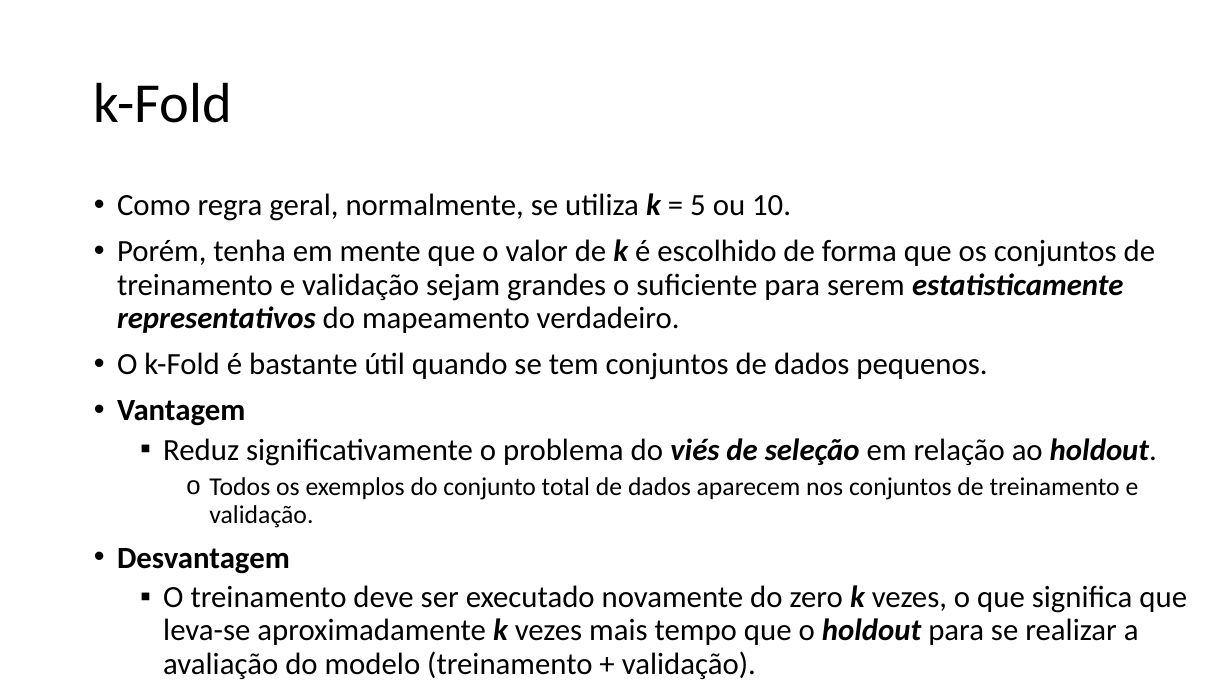
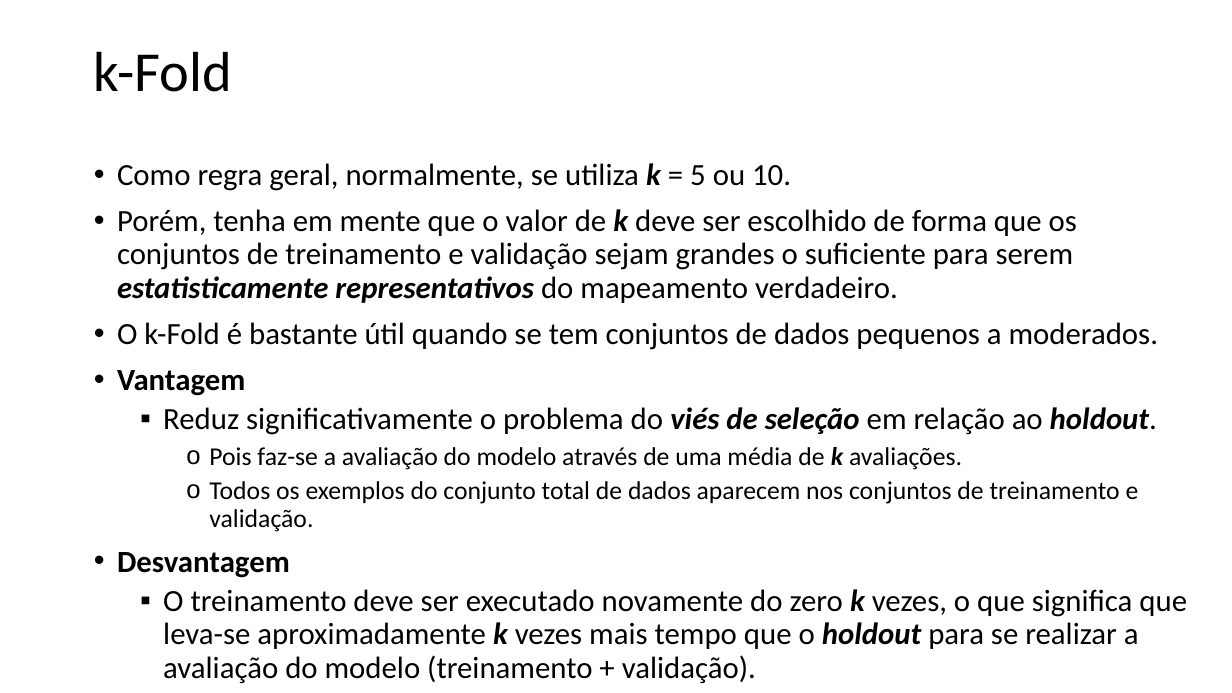
Before and after one commit to zz4fap/t319_aprendizado_de_maquina, a slide deck: slide 7 of slides/T319_Regressão_Linear (Parte V).pptx. Drawn at 1232x693 pixels with LibreOffice and Linux fonts; fonts in the diff are those of the drawing. Boxes give left, top, right and bottom in pixels: in the first picture for what was removed or moved away, otherwise in the second. Text is boxed around its words. In the diff, an @@ line names an element or a change of style, - is before the commit and + after.

```diff
--- a/slides/T319_Regressão_Linear (Parte V).pptx
+++ b/slides/T319_Regressão_Linear (Parte V).pptx
@@ title "k-Fold": place and size @@
-title "k-Fold" at <box>94,82,232,123</box>
+title "k-Fold" at <box>94,51,232,92</box>
@@ text "Como regra geral, normalmente, se ...": place and size @@
-text "Como regra geral, normalmente, se ..." at <box>117,193,1187,679</box>
+text "Como regra geral, normalmente, se ..." at <box>117,163,1187,683</box>
@@ text at <box>117,209,1158,350</box>: text changed @@
-• Porém, tenha em mente que o valor de k é escolhido de forma que os conjuntos de treinamento e validação sejam grandes o suficiente para serem estatisticamente representativos do mapeamento verdadeiro.
-• O k-Fold é bastante útil quando se tem conjuntos de dados pequenos.
+• Porém, tenha em mente que o valor de k deve ser escolhido de forma que os conjuntos de treinamento e validação sejam grandes o suficiente para serem estatisticamente representativos do mapeamento verdadeiro.
+• O k-Fold é bastante útil quando se tem conjuntos de dados pequenos a moderados.
@@ text at <box>209,447,962,470</box>: paragraph added @@
+    o Pois faz-se a avaliação do modelo através de uma média de k avaliações.
```
Also in this commit, not shown: 8 other slides changed, 3 other files.
